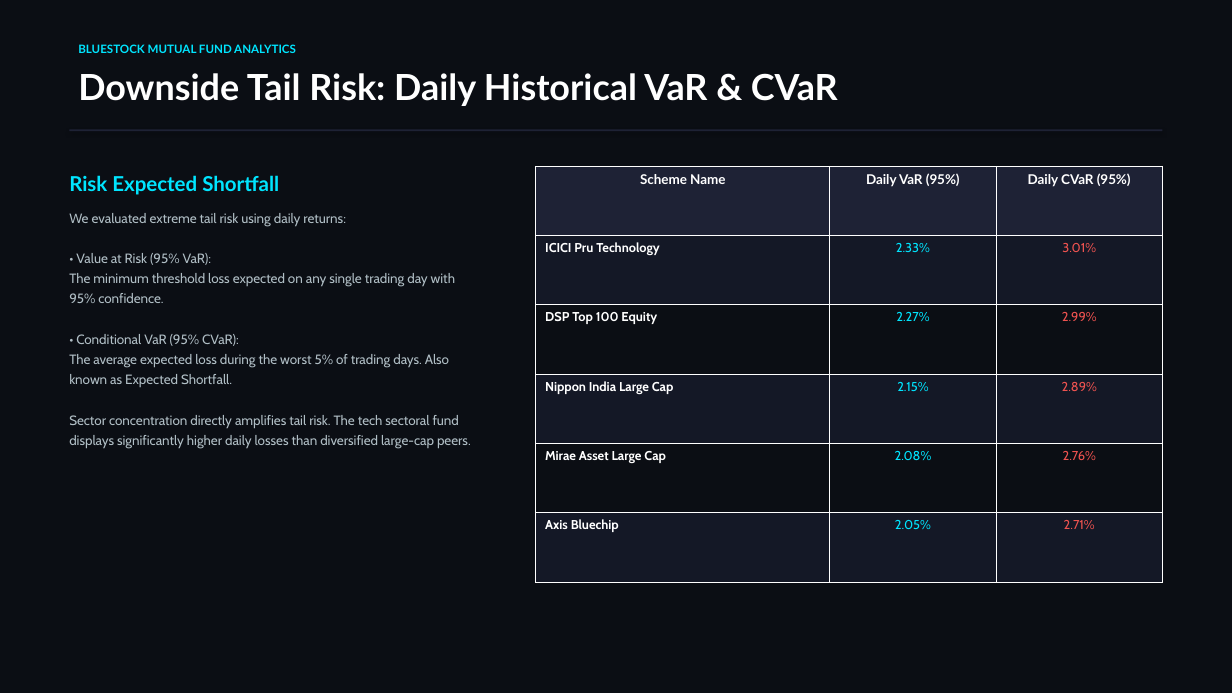
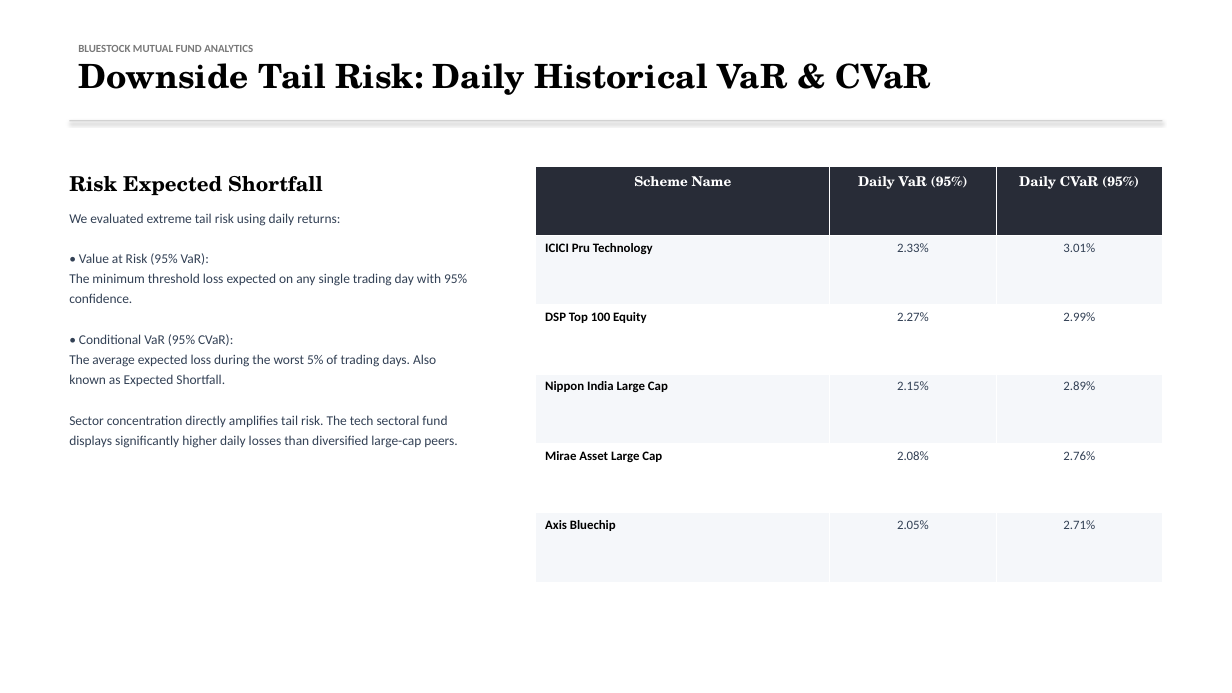
Before and after one commit to DHILEEPB/bluestock_mf_capstone, a slide deck: slide 9 of reports/Presentation.pptx. Drawn at 1232x693 pixels with LibreOffice and Linux fonts; fonts in the diff are those of the drawing. Boxes give left, top, right and bottom in pixels: in the first picture for what was removed or moved away, otherwise in the second. Text is boxed around its words. In the diff, an @@ line names an element or a change of style, - is before the commit and + after.

Commit message:
docs: restyle Presentation.pptx to match Urban Monochrome template style

```diff
--- a/reports/Presentation.pptx
+++ b/reports/Presentation.pptx
@@ background #0B0E14 to #FFFFFF @@
@@ text "BLUESTOCK MUTUAL FUND ANALYTICS" at bbox=[78, 45, 253, 52]: size 9 to 8.5 pt, font Lato to Calibri, text colour #00E5FF to #787878 @@
@@ text "Downside Tail Risk: Daily Historical ...": place and size @@
-text "Downside Tail Risk: Daily Historical ..." at bbox=[78, 73, 838, 106]
+text "Downside Tail Risk: Daily Historical ..." at bbox=[78, 63, 931, 95]
@@ text "Downside Tail Risk: Daily Historical ..." at bbox=[78, 63, 931, 95]: size 28 to 26 pt, font Lato to TeX Gyre Schola, text colour #FFFFFF to #000000 @@
@@ rectangle: place and size @@
-rectangle at bbox=[69, 129, 1163, 131]
+rectangle at bbox=[69, 120, 1163, 121]
@@ rectangle at bbox=[69, 120, 1163, 121]: fill #1E2235 to #D2D2D2 @@
@@ text "Risk Expected Shortfall" at bbox=[69, 176, 467, 448]: font Lato to TeX Gyre Schola, text colour #00E5FF to #000000 in "Risk Expected Shortfall"; font Cabin to Calibri, text colour #B0BEC5 to #334155 @@
@@ table at bbox=[536, 166, 1163, 582] @@
@@ fill #1E2235 to #282C37 in row 1 @@
@@ fill #141826 to #F5F7FA in 9 cells @@
@@ fill #0B0E14 to #FFFFFF in 6 cells @@
@@ font Lato to TeX Gyre Schola in "Scheme Name", "Daily VaR (95%)", "Daily CVaR (95%)" @@
@@ font Cabin to Calibri in "ICICI Pru Technology", "2.33%", "3.01%", "DSP Top 100 Equity" and 11 more places @@
@@ text colour #FFFFFF to #000000 in "ICICI Pru Technology", "DSP Top 100 Equity", "Nippon India Large Cap", "Mirae Asset Large Cap" and 1 more places @@
@@ text colour #00E5FF to #334155 in "2.33%", "2.27%", "2.15%", "2.08%" and 1 more places @@
@@ text colour #EF5350 to #334155 in "3.01%", "2.99%", "2.89%", "2.76%" and 1 more places @@
```
Also in this commit, not shown: 11 other slides changed, 3 other files.
